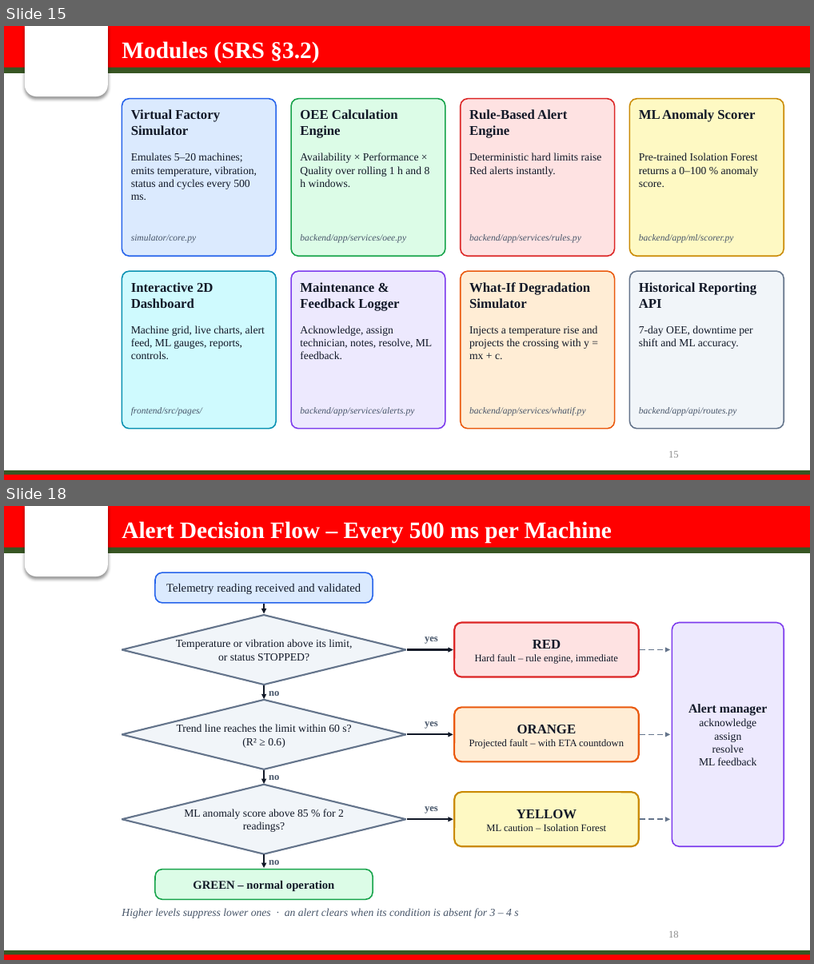
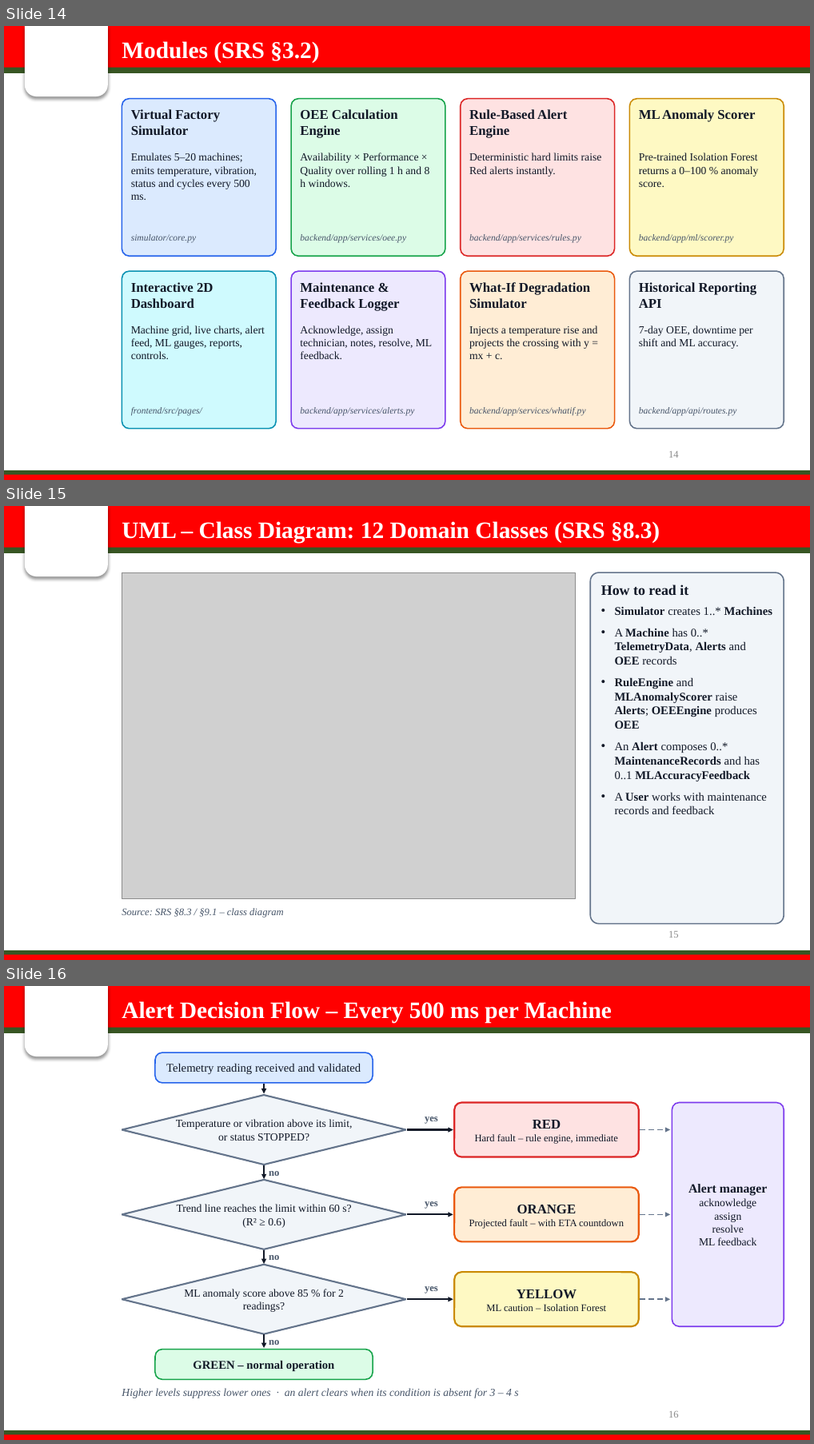
Before and after one commit to sanika-2811/oee-smart-factory, a slide deck: presentation/OEE_Smart_Factory_Presentation.pptx. Shown one above the other, each under a label of ours: slides 15 and 18 before the commit, slides 14, 15 and 16 after it; the slides between them are not shown. The pictures are 814x964 and 814x1444 pixels, drawn with LibreOffice and Linux fonts; fonts in the diff are those of the drawing; grey boxes stand for pictures; background and template pictures are left out. Boxes give left, top, right and bottom in pixels: in the first picture for what was removed or moved away, otherwise in the second. Text is boxed around its words. In the diff, an @@ line names an element or a change of style, - is before the commit and + after.

```diff
--- a/presentation/OEE_Smart_Factory_Presentation.pptx
+++ b/presentation/OEE_Smart_Factory_Presentation.pptx
@@ slide 15 added at <box>4,506,810,960</box>, background #FFFFFF; not listed: 5 template elements that a slide beside it also shows @@
@@ text added at <box>122,521,660,543</box>, 28 pt, text #FFFFFF, bold @@
+UML – Class Diagram: 12 Domain Classes (SRS §8.3)
@@ picture added at <box>122,572,576,898</box> @@
@@ rounded rectangle added at <box>591,572,784,924</box>, fill #F1F5F9, outline #64748B 1.5 pt @@
@@ text added at <box>602,584,773,814</box>, 14 pt, text #111827, bold @@
+How to read it
+• Simulator creates 1..* Machines
+• A Machine has 0..* TelemetryData, Alerts and OEE records
+• RuleEngine and MLAnomalyScorer raise Alerts; OEEEngine produces OEE
+• An Alert composes 0..* MaintenanceRecords and has 0..1 MLAccuracyFeedback
+• A User works with maintenance records and feedback
@@ text added at <box>122,908,284,917</box>, 12 pt, text #475569, italic @@
+Source: SRS §8.3 / §9.1 – class diagram
@@ page number added at <box>669,931,679,937</box>, 12 pt, text #8C8C8C @@
+15
@@ what was slide 15 is now slide 14 @@
@@ page number at <box>669,451,679,457</box>: text changed @@
-15
+14
@@ what was slide 18 is now slide 16 @@
```
Also in this commit, not shown: 3 slides changed, 4 other slides added, 14 slides removed, 13 other files.
